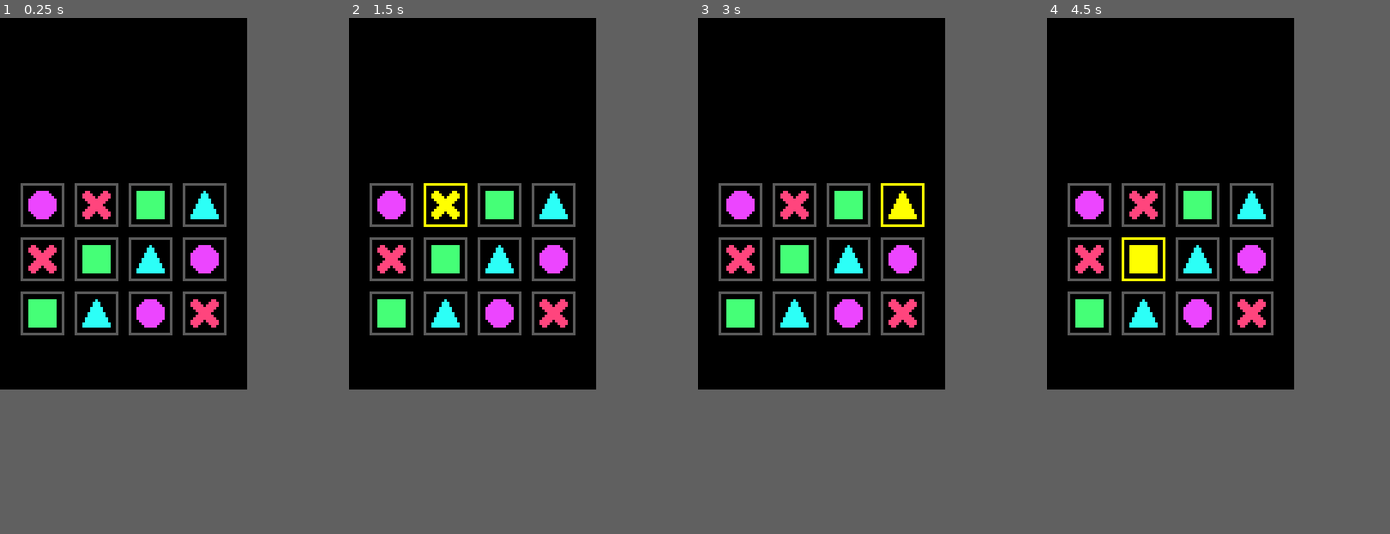
Above: before the commit, frames 1-4 (left to right).
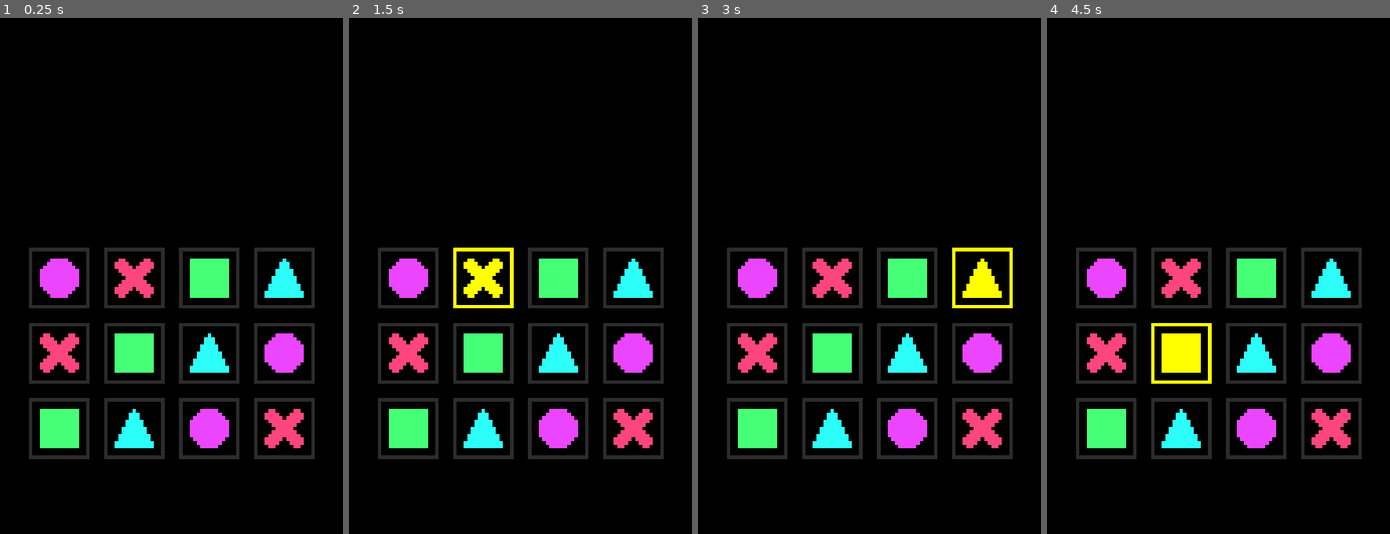
Above: after the commit, the same moments.

Repository: fedetibaldo/connection-redux
Game: Godot game, scene res://src/Game.tscn
The game is run twice, just before and just after one commit, with the same random seed, the same clock (stepped at 60 frames per second) and the same inputs.
Inputs (mouse positions are in pixels of both pictures, inside the frame that each line leads up to):
- Up to frame 1 (0.25 s): no input
- Up to frame 2 (1.5 s): tap Enter at 0.5 s; move the mouse to (390, 203) at 0.52 s; click (390, 203) at 0.67 s; tap Space at 1.25 s; move the mouse to (445, 203) at 1.27 s; click (445, 203) at 1.42 s
- Up to frame 3 (3 s): tap Enter at 2 s; move the mouse to (848, 203) at 2.02 s; click (848, 203) at 2.17 s; tap Space at 2.75 s; move the mouse to (903, 203) at 2.77 s; click (903, 203) at 2.92 s
- Up to frame 4 (4.5 s): tap Enter at 3.5 s; move the mouse to (1088, 260) at 3.52 s; click (1088, 260) at 3.67 s; tap Space at 4.25 s; move the mouse to (1143, 260) at 4.27 s; click (1143, 260) at 4.42 s
In our replay, the window is 384x576 before the commit and 533x800 after it. These sizes can differ from the game's own. Grey fills any space a smaller window leaves; there, only what the larger window draws over its background counts as a difference.

The runs differ from the first frame. In frame 1, 19% of the frame differs, in the area x 6-92%, y 32-86%; in frame 2, 19%; in frame 3, 19%; in frame 4, 19%.

Commit message:
Minor improvements

Diff:
--- a/godot/project.godot
+++ b/godot/project.godot
@@ -38,11 +38,12 @@
 
 [display]
 
-window/size/width=96
-window/size/height=144
+window/size/width=768
+window/size/height=1152
 window/handheld/orientation="portrait"
 window/stretch/mode="viewport"
 window/stretch/aspect="keep"
+window/stretch/shrink=8.0
 
 [rendering]
 
--- a/godot/src/board/Board.tscn
+++ b/godot/src/board/Board.tscn
@@ -2,7 +2,7 @@
 
 [ext_resource path="res://src/board/Board.gd" type="Script" id=2]
 
-[node name="Board" type="Node2D"]
+[node name="Board" type="Position2D"]
 script = ExtResource( 2 )
 
 [node name="Connection" type="Line2D" parent="."]
Binary file changed: godot/assets/tiles/frame.png
